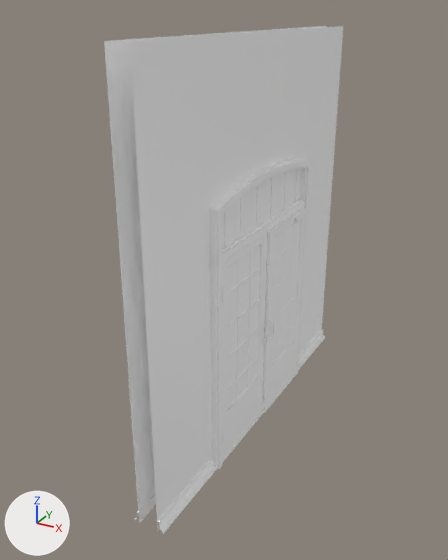
Before and after pictures for a commit that changed the FBX model Assets/AppResource/Env/Mesh/SM_Door_Corridor.fbx.
One viewpoint serves both versions: a 50 mm camera at (2.48, -7.31, 4.19) aimed at (-0.29, -2.28, 1.68). Lighting does not change. The marker at lower left points along +X, +Y and +Z. Where no turn or scale is listed for an object, it has been applied to the vertices.

In view in the first picture: 'SM_Door_Corridor_L', 'SM_Door_Corridor_R', 'SM_Door_Corridor_Wall'.
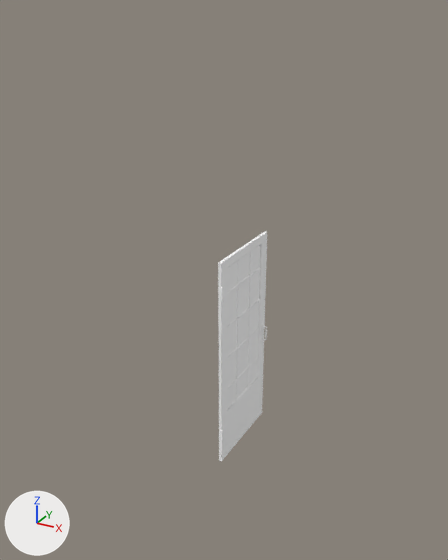
Where the change shows, as pixel boxes [x1, y1, x2, y2] in the pictures (448 x 560 px):
'SM_Door_Corridor_Wall', deleted: before [104, 26, 343, 534]
    faces in mat_wall_02 (its picture is missing): [130, 26, 343, 534]
    faces in mat_wall_01 (its picture is missing): [104, 26, 327, 523]
    faces in mat_door_corridor (its picture is missing): [209, 159, 310, 470]
    faces in mat_glass_fade (its picture is missing): [222, 169, 301, 249]
'SM_Door_Corridor_R', deleted: before [262, 207, 306, 413]
    faces in mat_door_corridor (its picture is missing): [262, 207, 306, 413]
    faces in mat_glass_fade (its picture is missing): [270, 219, 301, 366]

What the commit changed:
Object 'SM_Door_Corridor_Wall' (ob_sm_door_corridor_wall) is deleted.
Object 'SM_Door_Corridor_R' (ob_sm_door_corridor_r) is deleted.
